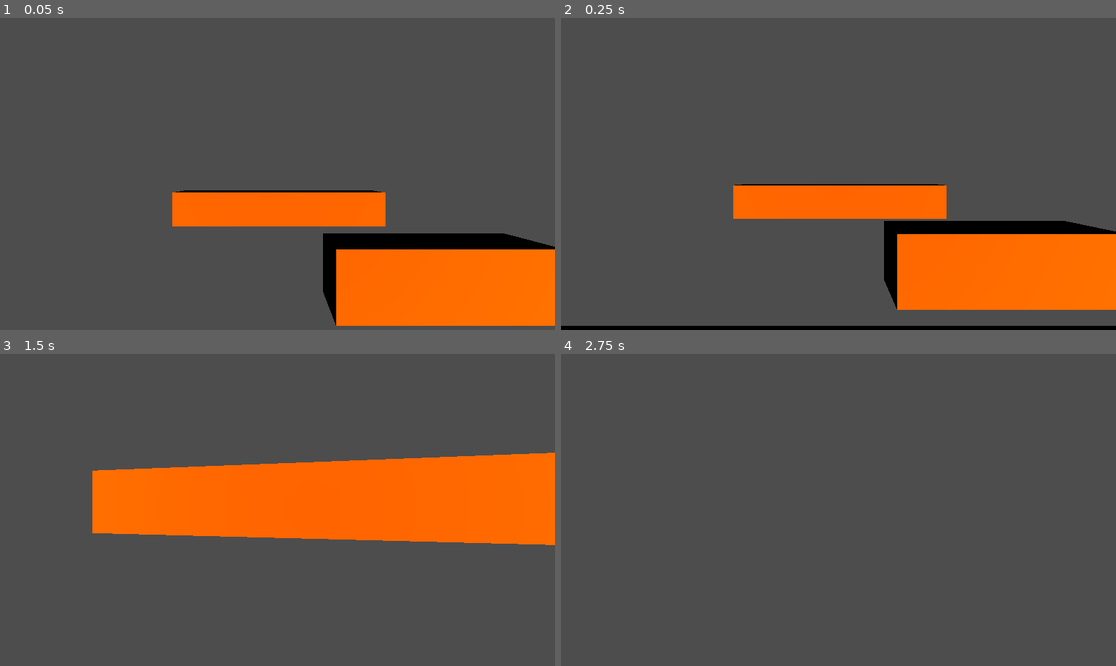
Above: before the commit, frames 1-4 (two rows, left to right).
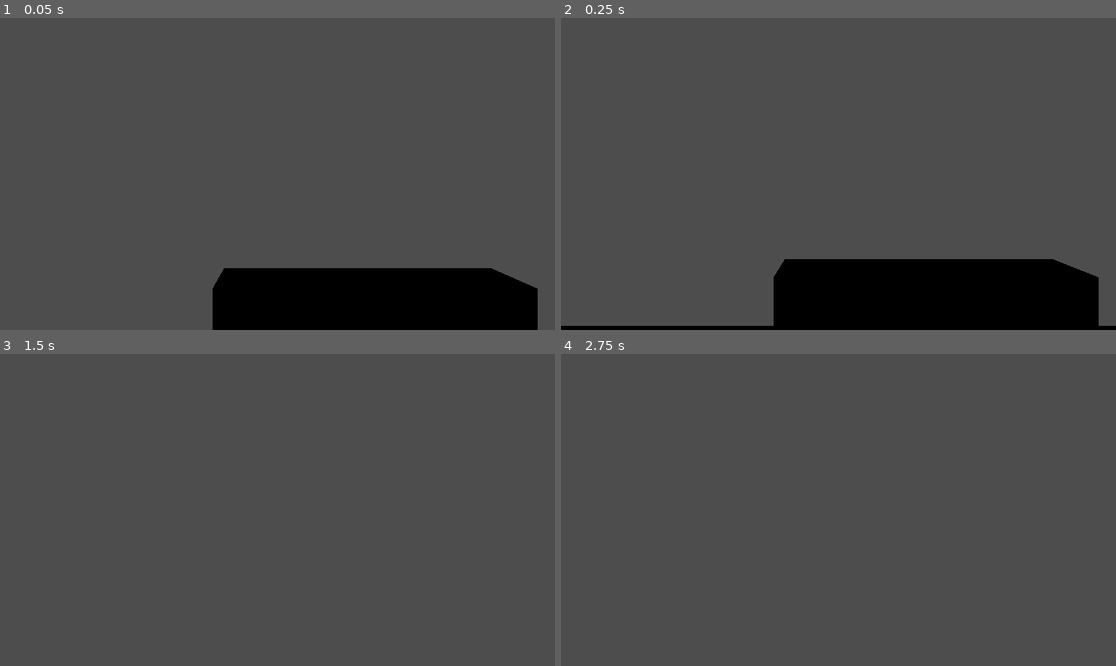
Above: after the commit, the same moments.

Repository: FoxeIT/FNAS
Game: Godot game, scene res://Scenes/biggayytest.tscn
The game is run twice, just before and just after one commit, with the same random seed, the same clock (stepped at 60 frames per second) and the same inputs.
Inputs (mouse positions are in pixels of both pictures, inside the frame that each line leads up to):
- Up to frame 1 (0.05 s): no input
- Up to frame 2 (0.25 s): no input
- Up to frame 3 (1.5 s): tap Enter (ui_accept) at 0.5, 0.77 s; move the mouse to (305, 510) at 0.52 s; hold Up (ui_up) from 0.53 s (still down); move the mouse to (249, 510) at 1.27 s
- Up to frame 4 (2.75 s): keep holding Up (ui_up); tap Enter (ui_accept) at 1.52 s; move the mouse to (849, 503) at 2.02 s

The runs differ from the first frame. In frame 1, 21% of the frame differs, in the area x 31-100%, y 55-100%; in frame 2, 22%, in the area x 31-100%, y 53-99%; in frame 3, 21%; in frame 4, nothing differs.

Commit message:
walcie sie lesby <3

Diff:
--- a/fnas/Player.tscn
+++ b/fnas/Player.tscn
@@ -7,7 +7,11 @@
 
 [sub_resource type="CapsuleShape3D" id="CapsuleShape3D_xhfnw"]
 
+[sub_resource type="StandardMaterial3D" id="StandardMaterial3D_xhfnw"]
+albedo_color = Color(0.09019608, 1, 1, 1)
+
 [sub_resource type="BoxMesh" id="BoxMesh_xhfnw"]
+material = SubResource("StandardMaterial3D_xhfnw")
 
 [node name="CharacterBody3D" type="CharacterBody3D" unique_id=1152790506]
 script = ExtResource("1_xhfnw")
@@ -23,6 +27,9 @@
 [node name="Camera3D" type="Camera3D" parent="." unique_id=1833594380]
 transform = Transform3D(1, 0, 0, 0, 1, 0, 0, 0, 1, 0.05044447, 3.4396524, 0)
 
+[node name="SpotLight3D" type="SpotLight3D" parent="Camera3D" unique_id=964406229]
+transform = Transform3D(1, 0, 0, 0, 1, 0, 0, 0, 1, -0.041994438, 0.008941889, 0)
+
 [node name="MeshInstance3D" type="MeshInstance3D" parent="." unique_id=667114173]
 transform = Transform3D(1, 0, 0, 0, 1.633878, 0, 0, 0, 1, 0, 1.4977052, 0)
 mesh = SubResource("BoxMesh_xhfnw")
--- a/fnas/Scenes/biggayytest.tscn
+++ b/fnas/Scenes/biggayytest.tscn
@@ -31,8 +31,21 @@
 [node name="Player" parent="." unique_id=1152790506 instance=ExtResource("1_xv8uw")]
 transform = Transform3D(1, 0, 0, 0, 1, 0, 0, 0, 1, 0, 2.08904, 0)
 
+[node name="StaticBody3D3" type="StaticBody3D" parent="." unique_id=1145885799]
+transform = Transform3D(7.966189, 0, 0, 0, 1.2500067, 0, 0, 0, 1.0819868, 2.4406574, 7.34951, -5.518387)
+physics_material_override = SubResource("PhysicsMaterial_xv8uw")
+
+[node name="CollisionShape3D" type="CollisionShape3D" parent="StaticBody3D3" unique_id=1454643661]
+transform = Transform3D(1, 0, 0, 0, 1, 0, 0, 0, 1, 0, -4.213622, 0)
+shape = SubResource("BoxShape3D_xv8uw")
+
+[node name="MeshInstance3D" type="MeshInstance3D" parent="StaticBody3D3" unique_id=294611235]
+transform = Transform3D(1, 0, 0, 0, 1, 0, 0, 0, 1, 0, -4.210307, 0)
+mesh = SubResource("BoxMesh_wp7sn")
+skin = SubResource("Skin_rwruy")
+
 [node name="StaticBody3D2" type="StaticBody3D" parent="." unique_id=781434745]
-transform = Transform3D(4.042001, 0, 0, 0, 1.333176, 0, 0, 0, 1, 3.0997286, 9.137447, -4.070262)
+transform = Transform3D(4.042001, 0, 0, 0, 1.333176, 0, 0, 0, 1, 3.0997286, 7.0283527, -4.070262)
 physics_material_override = SubResource("PhysicsMaterial_xv8uw")
 
 [node name="CollisionShape3D" type="CollisionShape3D" parent="StaticBody3D2" unique_id=2030877271]
@@ -40,20 +53,7 @@
 shape = SubResource("BoxShape3D_xv8uw")
 
 [node name="MeshInstance3D" type="MeshInstance3D" parent="StaticBody3D2" unique_id=1956062840]
-transform = Transform3D(1, 0, 0, 0, 1, 0, 0, 0, 1, 0, -4.210307, 0)
-mesh = SubResource("BoxMesh_wp7sn")
-skin = SubResource("Skin_rwruy")
-
-[node name="StaticBody3D2" type="StaticBody3D" parent="StaticBody3D2" unique_id=1145885799]
-transform = Transform3D(1.9708529, 0, 0, 0, 0.93761563, 0, 0, 0, 1.0819868, -0.74364877, 0.2408967, -4.070262)
-physics_material_override = SubResource("PhysicsMaterial_xv8uw")
-
-[node name="CollisionShape3D" type="CollisionShape3D" parent="StaticBody3D2/StaticBody3D2" unique_id=1454643661]
-transform = Transform3D(1, 0, 0, 0, 1, 0, 0, 0, 1, 0, -4.213622, 0)
-shape = SubResource("BoxShape3D_xv8uw")
-
-[node name="MeshInstance3D" type="MeshInstance3D" parent="StaticBody3D2/StaticBody3D2" unique_id=294611235]
-transform = Transform3D(1, 0, 0, 0, 1, 0, 0, 0, 1, 0, -4.210307, 0)
+transform = Transform3D(0.99999994, 0, 0, 0, 1, 0, 0, 0, 1, 0, -4.2015142, 0)
 mesh = SubResource("BoxMesh_wp7sn")
 skin = SubResource("Skin_rwruy")
 
@@ -65,8 +65,3 @@
 
 [node name="MeshInstance3D" type="MeshInstance3D" parent="StaticBody3D" unique_id=1589038523]
 mesh = SubResource("BoxMesh_rwruy")
-
-[node name="DirectionalLight3D" type="DirectionalLight3D" parent="." unique_id=167773321]
-transform = Transform3D(1, 0, 0, 0, 1, 0, 0, 0, 1, 0, 33.353188, 16.538784)
-light_color = Color(0.90588236, 0.9882353, 0.007843138, 1)
-light_energy = 13.198
--- a/fnas/player.gd
+++ b/fnas/player.gd
@@ -1,7 +1,7 @@
 extends CharacterBody3D
 
-const SPEED = 5.0
-const JUMP_VELOCITY = 4.5
+const SPEED = 7.0
+const JUMP_VELOCITY = 7.0
 const MOUSE_SENSITIVITY = 0.003 # Czułość myszy
 
 @onready var camera = $Camera3D # Pobiera referencję do kamery
